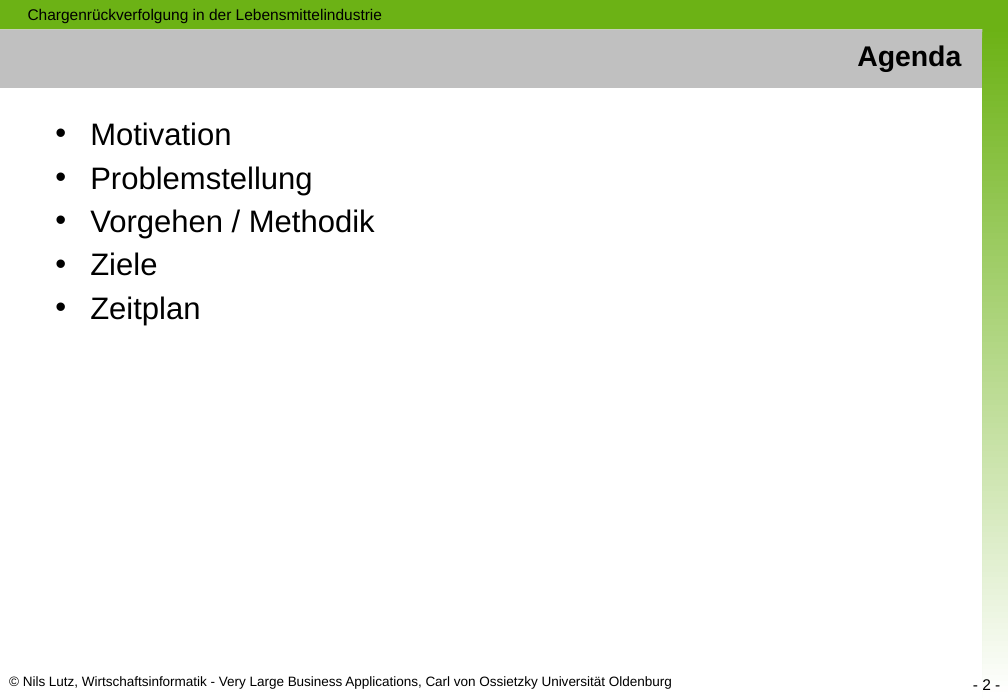
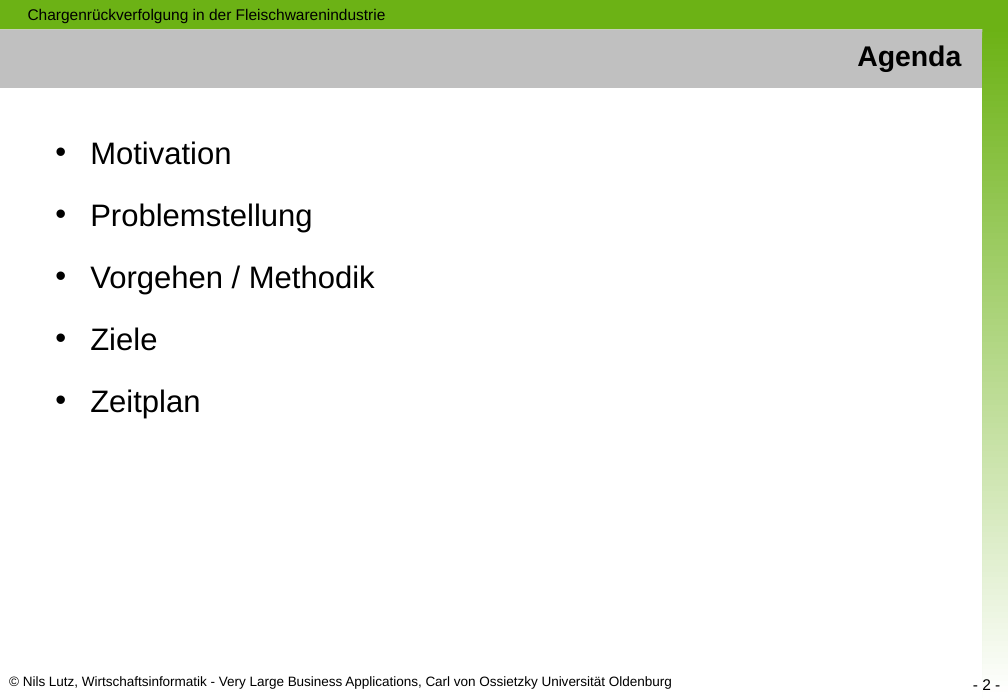
Before and after one commit to nimble-123/masterthesis, a slide deck: slide 2 of presentations/Proposal.pptx. Drawn at 1008x698 pixels with LibreOffice and Linux fonts; fonts in the diff are those of the drawing. Boxes give left, top, right and bottom in pixels: in the first picture for what was removed or moved away, otherwise in the second. Text is boxed around its words. In the diff, an @@ line names an element or a change of style, - is before the commit and + after.

```diff
--- a/presentations/Proposal.pptx
+++ b/presentations/Proposal.pptx
@@ text at box(28, 8, 386, 23): text changed @@
-Chargenrückverfolgung in der Lebensmittelindustrie
+Chargenrückverfolgung in der Fleischwarenindustrie
@@ text "Motivation" at box(90, 141, 375, 418): line spacing 1 to 1.5 @@
```
Also in this commit, not shown: 7 other slides changed, 5 slides added.
